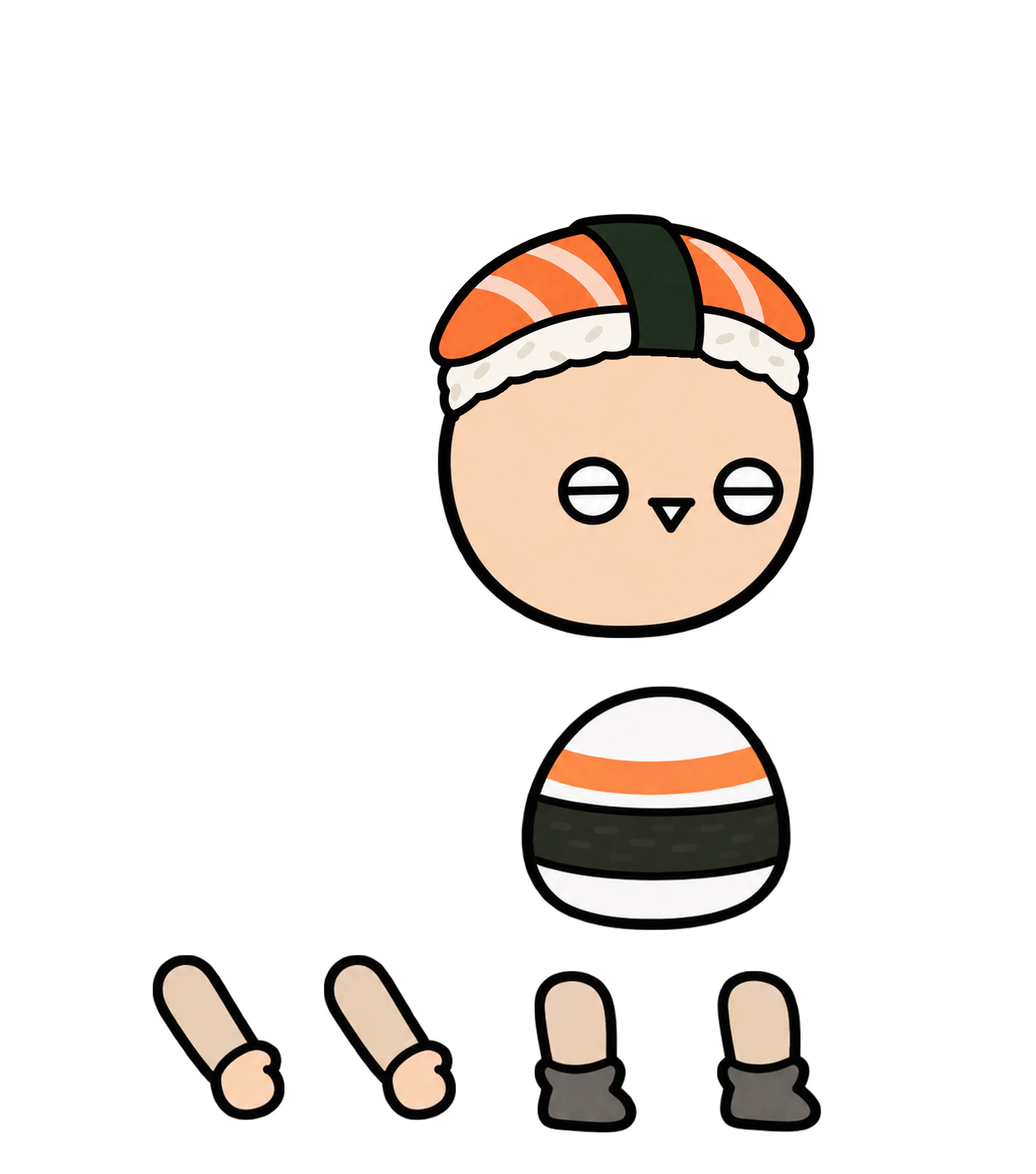
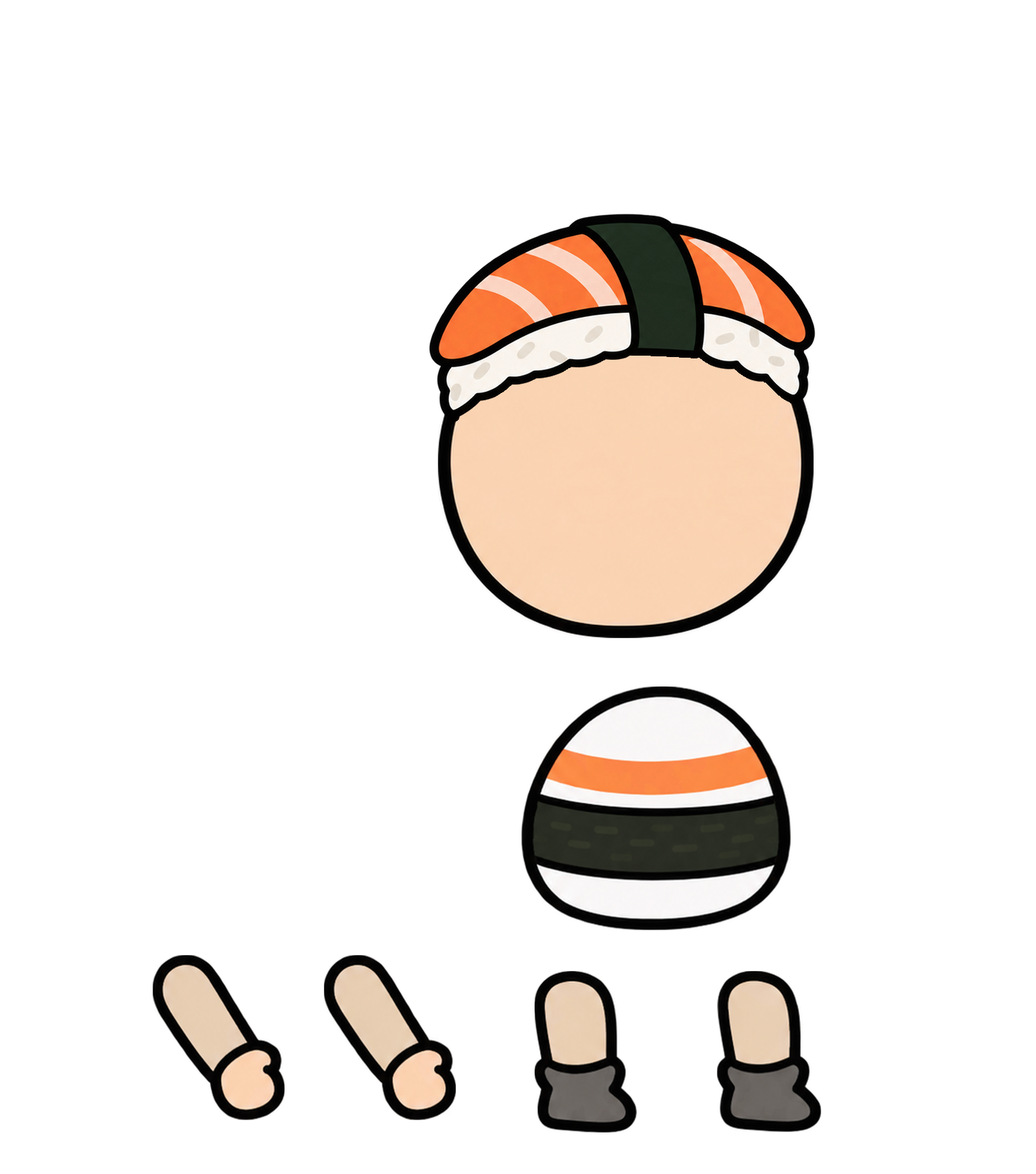
Layers edited between the first and the second 1036px x 1174px image:
painted on "머리" over left=549, top=442, right=801, bottom=553
